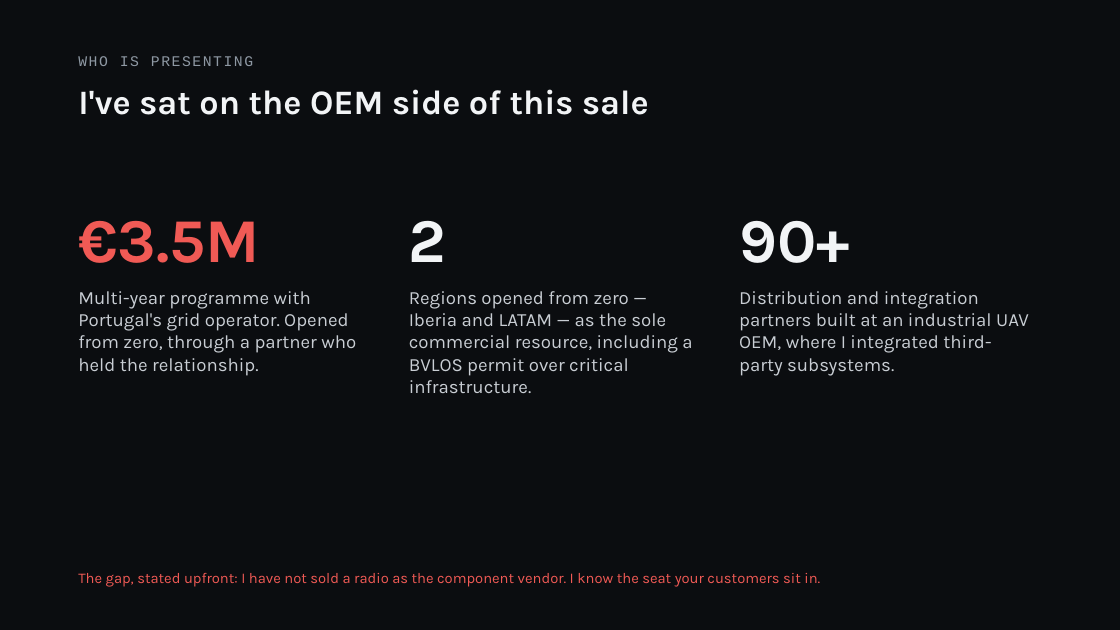
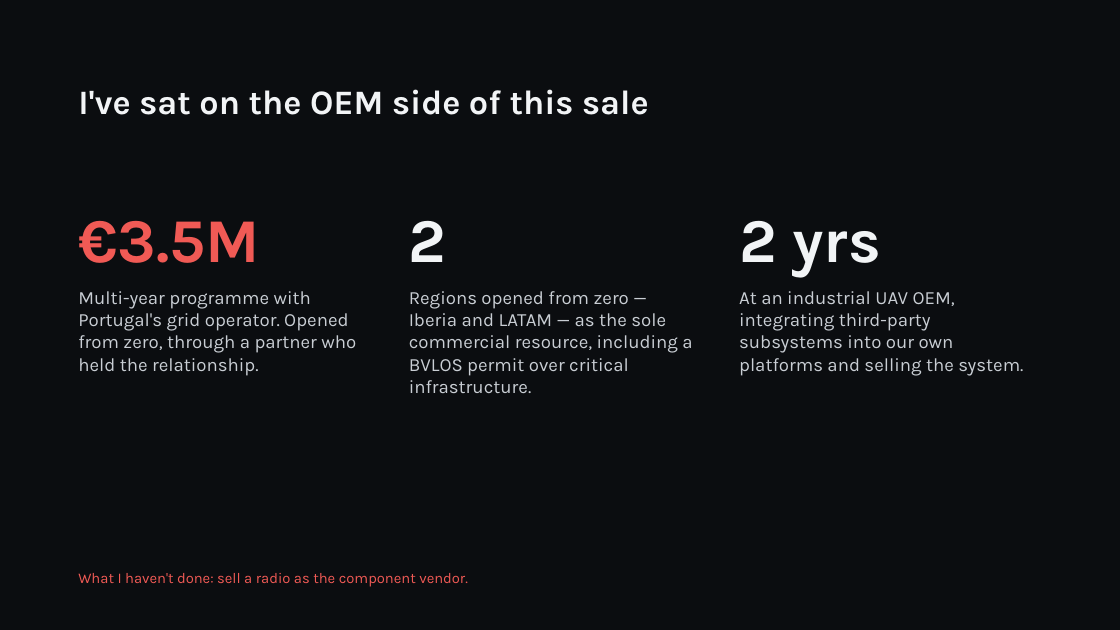
Before and after one commit to SerchMic/test, a slide deck: slide 2 of doodle-panel/Doodle_Labs_Europe_Panel_FINAL_v4.pptx. Drawn at 1120x630 pixels with LibreOffice and Linux fonts; fonts in the diff are those of the drawing. Boxes give left, top, right and bottom in pixels: in the first picture for what was removed or moved away, otherwise in the second. Text is boxed around its words. In the diff, an @@ line names an element or a change of style, - is before the commit and + after.

```diff
--- a/doodle-panel/Doodle_Labs_Europe_Panel_FINAL_v4.pptx
+++ b/doodle-panel/Doodle_Labs_Europe_Panel_FINAL_v4.pptx
@@ text removed at bbox=[78, 47, 1042, 75] @@
-WHO IS PRESENTING
@@ text at bbox=[739, 221, 880, 278]: text changed @@
-90+
+2 yrs
@@ text at bbox=[739, 291, 1023, 376]: text changed @@
-Distribution and integration partners built at an industrial UAV OEM, where I integrated third-party subsystems.
+At an industrial UAV OEM, integrating third-party subsystems into our own platforms and selling the system.
@@ text at bbox=[78, 573, 468, 587]: text changed @@
-The gap, stated upfront: I have not sold a radio as the component vendor. I know the seat your customers sit in.
+What I haven't done: sell a radio as the component vendor.
```
Also in this commit, not shown: 8 other slides changed, 3 slides added, 1 slide removed, 1 other file.
